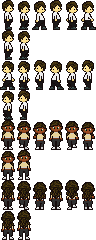
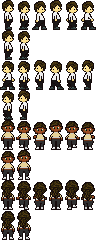
Layers edited between the first and the second 96×240 image:
painted on "main_character" over [1, 132, 94, 237]
